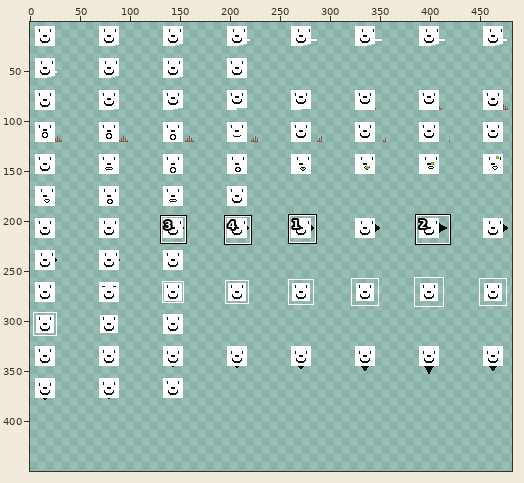
Sprite sheet, stored at blockAtks.png. The picture above shows the old version from afar; the outline marks the close-up.
Close-up. Before:
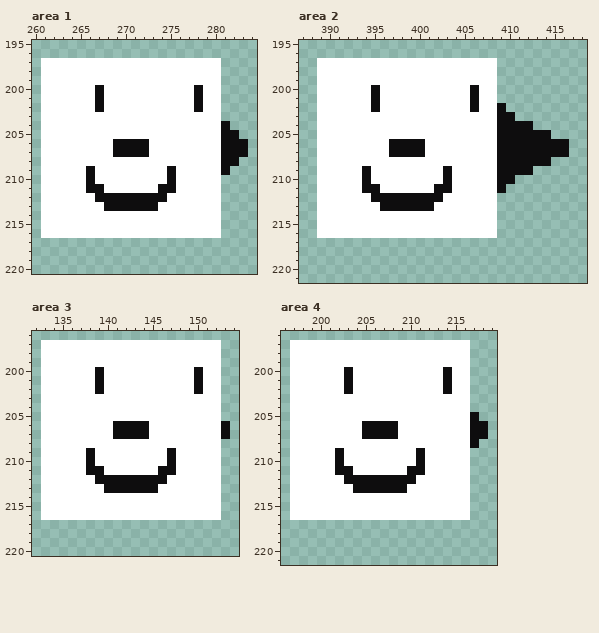
The file is 512x512 pixels. Shown: area 1: x 260..284, y 195..220; area 2: x 387..418, y 195..221; area 3: x 132..154, y 196..220; area 4: x 196..219, y 196..221. The wide view leaves out empty margins. The commit also changed other parts of the picture, which this record leaves out.
New version:
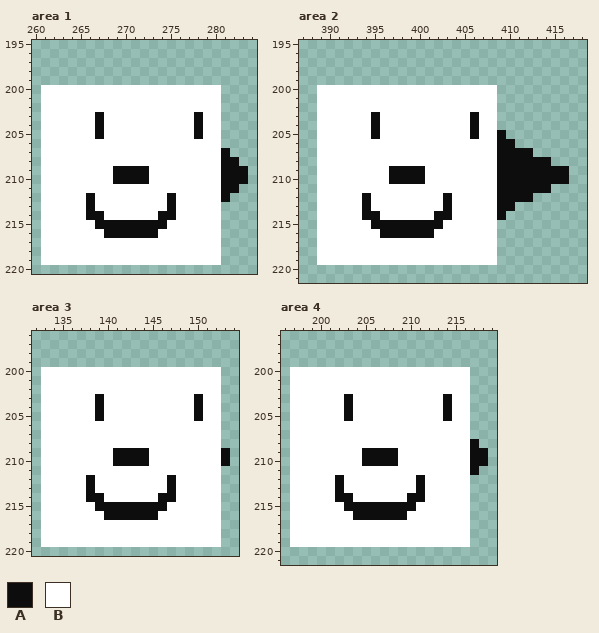
Palette (. is transparent): A #0e0d0e  B #ffffff
Edits made:
--- area 1
@@ x 260..284 @@
 196 .........................
-197 .BBBBBBBBBBBBBBBBBBBB....
-198 .BBBBBBBBBBBBBBBBBBBB....
-199 .BBBBBBBBBBBBBBBBBBBB....
-200 .BBBBBBABBBBBBBBBBABB....
-201 .BBBBBBABBBBBBBBBBABB....
-202 .BBBBBBABBBBBBBBBBABB....
-203 .BBBBBBBBBBBBBBBBBBBB....
-204 .BBBBBBBBBBBBBBBBBBBBA...
-205 .BBBBBBBBBBBBBBBBBBBBAA..
-206 .BBBBBBBBAAAABBBBBBBBAAA.
-207 .BBBBBBBBAAAABBBBBBBBAAA.
+197 .........................
+198 .........................
+199 .........................
+200 .BBBBBBBBBBBBBBBBBBBB....
+201 .BBBBBBBBBBBBBBBBBBBB....
+202 .BBBBBBBBBBBBBBBBBBBB....
+203 .BBBBBBABBBBBBBBBBABB....
+204 .BBBBBBABBBBBBBBBBABB....
+205 .BBBBBBABBBBBBBBBBABB....
+206 .BBBBBBBBBBBBBBBBBBBB....
+207 .BBBBBBBBBBBBBBBBBBBBA...
 208 .BBBBBBBBBBBBBBBBBBBBAA..
-209 .BBBBBABBBBBBBBABBBBBA...
-210 .BBBBBABBBBBBBBABBBBB....
-211 .BBBBBAABBBBBBAABBBBB....
-212 .BBBBBBAAAAAAAABBBBBB....
-213 .BBBBBBBAAAAAABBBBBBB....
-214 .BBBBBBBBBBBBBBBBBBBB....
-215 .BBBBBBBBBBBBBBBBBBBB....
-216 .BBBBBBBBBBBBBBBBBBBB....
-217 .........................
-218 .........................
-219 .........................
+209 .BBBBBBBBAAAABBBBBBBBAAA.
+210 .BBBBBBBBAAAABBBBBBBBAAA.
+211 .BBBBBBBBBBBBBBBBBBBBAA..
+212 .BBBBBABBBBBBBBABBBBBA...
+213 .BBBBBABBBBBBBBABBBBB....
+214 .BBBBBAABBBBBBAABBBBB....
+215 .BBBBBBAAAAAAAABBBBBB....
+216 .BBBBBBBAAAAAABBBBBBB....
+217 .BBBBBBBBBBBBBBBBBBBB....
+218 .BBBBBBBBBBBBBBBBBBBB....
+219 .BBBBBBBBBBBBBBBBBBBB....
 220 .........................
--- area 2
@@ x 387..418 @@
 196 ................................
-197 ..BBBBBBBBBBBBBBBBBBBB..........
-198 ..BBBBBBBBBBBBBBBBBBBB..........
-199 ..BBBBBBBBBBBBBBBBBBBB..........
-200 ..BBBBBBABBBBBBBBBBABB..........
-201 ..BBBBBBABBBBBBBBBBABB..........
-202 ..BBBBBBABBBBBBBBBBABBA.........
-203 ..BBBBBBBBBBBBBBBBBBBBAA........
-204 ..BBBBBBBBBBBBBBBBBBBBAAAA......
-205 ..BBBBBBBBBBBBBBBBBBBBAAAAAA....
-206 ..BBBBBBBBAAAABBBBBBBBAAAAAAAA..
-207 ..BBBBBBBBAAAABBBBBBBBAAAAAAAA..
+197 ................................
+198 ................................
+199 ................................
+200 ..BBBBBBBBBBBBBBBBBBBB..........
+201 ..BBBBBBBBBBBBBBBBBBBB..........
+202 ..BBBBBBBBBBBBBBBBBBBB..........
+203 ..BBBBBBABBBBBBBBBBABB..........
+204 ..BBBBBBABBBBBBBBBBABB..........
+205 ..BBBBBBABBBBBBBBBBABBA.........
+206 ..BBBBBBBBBBBBBBBBBBBBAA........
+207 ..BBBBBBBBBBBBBBBBBBBBAAAA......
 208 ..BBBBBBBBBBBBBBBBBBBBAAAAAA....
-209 ..BBBBBABBBBBBBBABBBBBAAAA......
-210 ..BBBBBABBBBBBBBABBBBBAA........
-211 ..BBBBBAABBBBBBAABBBBBA.........
-212 ..BBBBBBAAAAAAAABBBBBB..........
-213 ..BBBBBBBAAAAAABBBBBBB..........
-214 ..BBBBBBBBBBBBBBBBBBBB..........
-215 ..BBBBBBBBBBBBBBBBBBBB..........
-216 ..BBBBBBBBBBBBBBBBBBBB..........
-217 ................................
-218 ................................
-219 ................................
+209 ..BBBBBBBBAAAABBBBBBBBAAAAAAAA..
+210 ..BBBBBBBBAAAABBBBBBBBAAAAAAAA..
+211 ..BBBBBBBBBBBBBBBBBBBBAAAAAA....
+212 ..BBBBBABBBBBBBBABBBBBAAAA......
+213 ..BBBBBABBBBBBBBABBBBBAA........
+214 ..BBBBBAABBBBBBAABBBBBA.........
+215 ..BBBBBBAAAAAAAABBBBBB..........
+216 ..BBBBBBBAAAAAABBBBBBB..........
+217 ..BBBBBBBBBBBBBBBBBBBB..........
+218 ..BBBBBBBBBBBBBBBBBBBB..........
+219 ..BBBBBBBBBBBBBBBBBBBB..........
 220 ................................
--- area 3
@@ x 132..154 @@
 196 .......................
-197 .BBBBBBBBBBBBBBBBBBBB..
-198 .BBBBBBBBBBBBBBBBBBBB..
-199 .BBBBBBBBBBBBBBBBBBBB..
-200 .BBBBBBABBBBBBBBBBABB..
-201 .BBBBBBABBBBBBBBBBABB..
-202 .BBBBBBABBBBBBBBBBABB..
-203 .BBBBBBBBBBBBBBBBBBBB..
-204 .BBBBBBBBBBBBBBBBBBBB..
-205 .BBBBBBBBBBBBBBBBBBBB..
-206 .BBBBBBBBAAAABBBBBBBBA.
-207 .BBBBBBBBAAAABBBBBBBBA.
+197 .......................
+198 .......................
+199 .......................
+200 .BBBBBBBBBBBBBBBBBBBB..
+201 .BBBBBBBBBBBBBBBBBBBB..
+202 .BBBBBBBBBBBBBBBBBBBB..
+203 .BBBBBBABBBBBBBBBBABB..
+204 .BBBBBBABBBBBBBBBBABB..
+205 .BBBBBBABBBBBBBBBBABB..
+206 .BBBBBBBBBBBBBBBBBBBB..
+207 .BBBBBBBBBBBBBBBBBBBB..
 208 .BBBBBBBBBBBBBBBBBBBB..
-209 .BBBBBABBBBBBBBABBBBB..
-210 .BBBBBABBBBBBBBABBBBB..
-211 .BBBBBAABBBBBBAABBBBB..
-212 .BBBBBBAAAAAAAABBBBBB..
-213 .BBBBBBBAAAAAABBBBBBB..
-214 .BBBBBBBBBBBBBBBBBBBB..
-215 .BBBBBBBBBBBBBBBBBBBB..
-216 .BBBBBBBBBBBBBBBBBBBB..
-217 .......................
-218 .......................
-219 .......................
+209 .BBBBBBBBAAAABBBBBBBBA.
+210 .BBBBBBBBAAAABBBBBBBBA.
+211 .BBBBBBBBBBBBBBBBBBBB..
+212 .BBBBBABBBBBBBBABBBBB..
+213 .BBBBBABBBBBBBBABBBBB..
+214 .BBBBBAABBBBBBAABBBBB..
+215 .BBBBBBAAAAAAAABBBBBB..
+216 .BBBBBBBAAAAAABBBBBBB..
+217 .BBBBBBBBBBBBBBBBBBBB..
+218 .BBBBBBBBBBBBBBBBBBBB..
+219 .BBBBBBBBBBBBBBBBBBBB..
 220 .......................
--- area 4
@@ x 196..219 @@
 196 ........................
-197 .BBBBBBBBBBBBBBBBBBBB...
-198 .BBBBBBBBBBBBBBBBBBBB...
-199 .BBBBBBBBBBBBBBBBBBBB...
-200 .BBBBBBABBBBBBBBBBABB...
-201 .BBBBBBABBBBBBBBBBABB...
-202 .BBBBBBABBBBBBBBBBABB...
-203 .BBBBBBBBBBBBBBBBBBBB...
-204 .BBBBBBBBBBBBBBBBBBBB...
-205 .BBBBBBBBBBBBBBBBBBBBA..
-206 .BBBBBBBBAAAABBBBBBBBAA.
-207 .BBBBBBBBAAAABBBBBBBBAA.
+197 ........................
+198 ........................
+199 ........................
+200 .BBBBBBBBBBBBBBBBBBBB...
+201 .BBBBBBBBBBBBBBBBBBBB...
+202 .BBBBBBBBBBBBBBBBBBBB...
+203 .BBBBBBABBBBBBBBBBABB...
+204 .BBBBBBABBBBBBBBBBABB...
+205 .BBBBBBABBBBBBBBBBABB...
+206 .BBBBBBBBBBBBBBBBBBBB...
+207 .BBBBBBBBBBBBBBBBBBBB...
 208 .BBBBBBBBBBBBBBBBBBBBA..
-209 .BBBBBABBBBBBBBABBBBB...
-210 .BBBBBABBBBBBBBABBBBB...
-211 .BBBBBAABBBBBBAABBBBB...
-212 .BBBBBBAAAAAAAABBBBBB...
-213 .BBBBBBBAAAAAABBBBBBB...
-214 .BBBBBBBBBBBBBBBBBBBB...
-215 .BBBBBBBBBBBBBBBBBBBB...
-216 .BBBBBBBBBBBBBBBBBBBB...
-217 ........................
-218 ........................
-219 ........................
+209 .BBBBBBBBAAAABBBBBBBBAA.
+210 .BBBBBBBBAAAABBBBBBBBAA.
+211 .BBBBBBBBBBBBBBBBBBBBA..
+212 .BBBBBABBBBBBBBABBBBB...
+213 .BBBBBABBBBBBBBABBBBB...
+214 .BBBBBAABBBBBBAABBBBB...
+215 .BBBBBBAAAAAAAABBBBBB...
+216 .BBBBBBBAAAAAABBBBBBB...
+217 .BBBBBBBBBBBBBBBBBBBB...
+218 .BBBBBBBBBBBBBBBBBBBB...
+219 .BBBBBBBBBBBBBBBBBBBB...
 220 ........................
Where, in picture pixels (left, top, right, bottom), the same in both close-ups:
changed: (41, 58, 248, 265)
changed: (317, 58, 569, 265)
changed: (41, 340, 230, 547)
changed: (290, 340, 488, 547)
